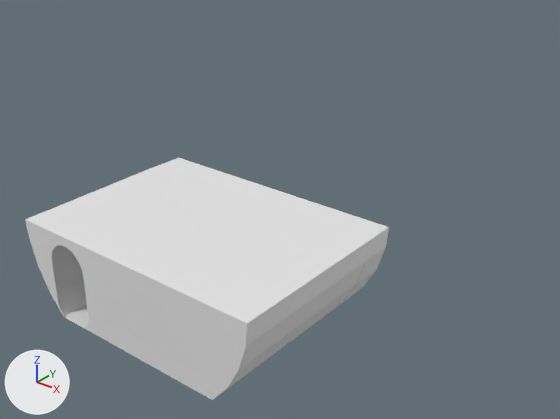
The Blender file ponorka/torpedometac/torpedometac.blend as it was, and as the next commit left it.
The view is the same before and after, from a camera (50 mm lens) standing at (14.15, -23.23, 10.12) and looking at (0.06, -5.62, -0.8). Lighting does not change. The marker at lower left points along +X, +Y and +Z.
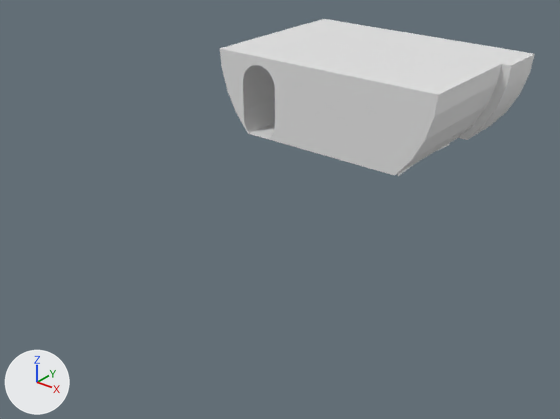
Where the change shows, as pixel boxes (x1, y1, x2, y2) in the pictures (560 x 419 px):
'Cube.001', moved: before (25, 158, 387, 400); after (220, 19, 523, 175)
'Cylinder.001', moved, turned, rescaled (not visible before): after (459, 52, 535, 140)
'Cube', deleted: before (320, 204, 389, 313)
'Cylinder', reshaped, moved, turned, rescaled (not visible before): after (397, 144, 449, 176)
part 1 of me_cylinder, added: after (397, 144, 449, 176)

Edits to the bpy script that builds the scene:
```text
Change me_cylinder:
    used by ob_cylinder; location = (2.43, -6.93, -2.01); rotation_euler = (1.571, 0.0, 0.0), in degrees (90, 0, 0); scale = (0.435, 0.435, 1.21)
    remove me_cylinder.from_pydata(...)  # 64 vertices, 34 faces; spans x -1.0..1.0, y -1.0..1.0, z -1.0..1.0
    add me_cylinder.from_pydata(...)  # 328 vertices, 604 faces; spans x -24.16..0.17, y -53.38..52.65, z -1.11..1.12
    me_cylinder part 1: 328 vertices added at x -24.16..0.17, y -53.38..52.65, z -1.11..1.12
    me_cylinder part 2: the surface is now shaded smooth
Remove ob_cube:
    ob_cube = bpy.data.objects.new('Cube', me_cube_001)
    ob_cube.location = (3.2, -5.96, -1.38)
    ob_cube.scale = (1.38, 0.531, 1.42)
Change ob_cube_001:
    ob_cube_001.location: (0.0, 0.0, 0.0) -> (0.0, 8.45, 3.34)
Change ob_cylinder:
    ob_cylinder.location: (2.43, -6.93, -2.01) -> (2.53, -1.73, 0.45)
    ob_cylinder.rotation_euler: (1.571, 0.0, 0.0) -> (0.0, 1.571, 0.0)  # degrees (90, 0, 0) -> degrees (0, 90, 0)
    ob_cylinder.scale: (0.435, 0.435, 1.21) -> (0.0343, 0.0336, 0.548)
Change ob_cylinder_001:
    ob_cylinder_001.rotation_euler: (1.571, 0.0, 0.0) -> (0.0, 0.0, 0.0)  # degrees (90, 0, 0) -> degrees (0, 0, 0)
    ob_cylinder_001.scale: (0.435, 0.435, 1.21) -> (1.0, 1.0, 1.0)
    ob_cylinder_001.location: (2.43, -6.93, -0.73) -> (2.81, 1.54, 0.53)
```
